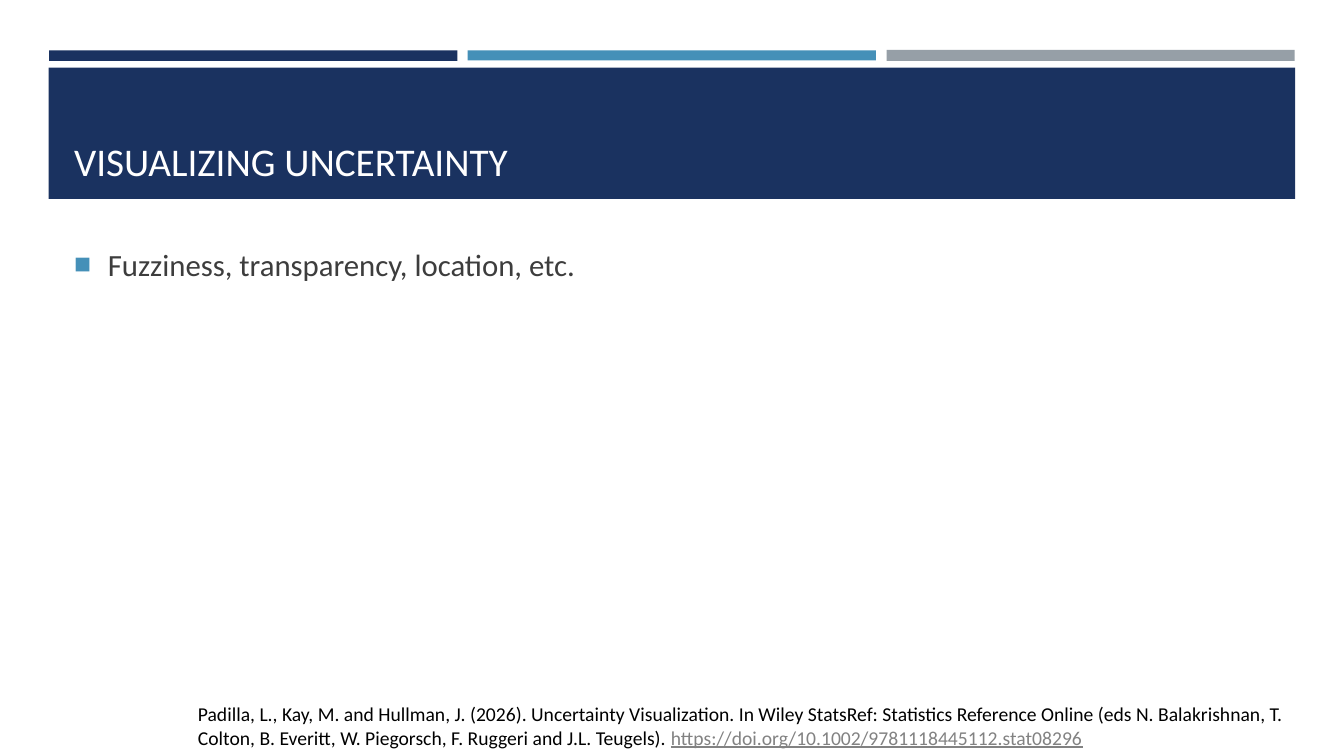
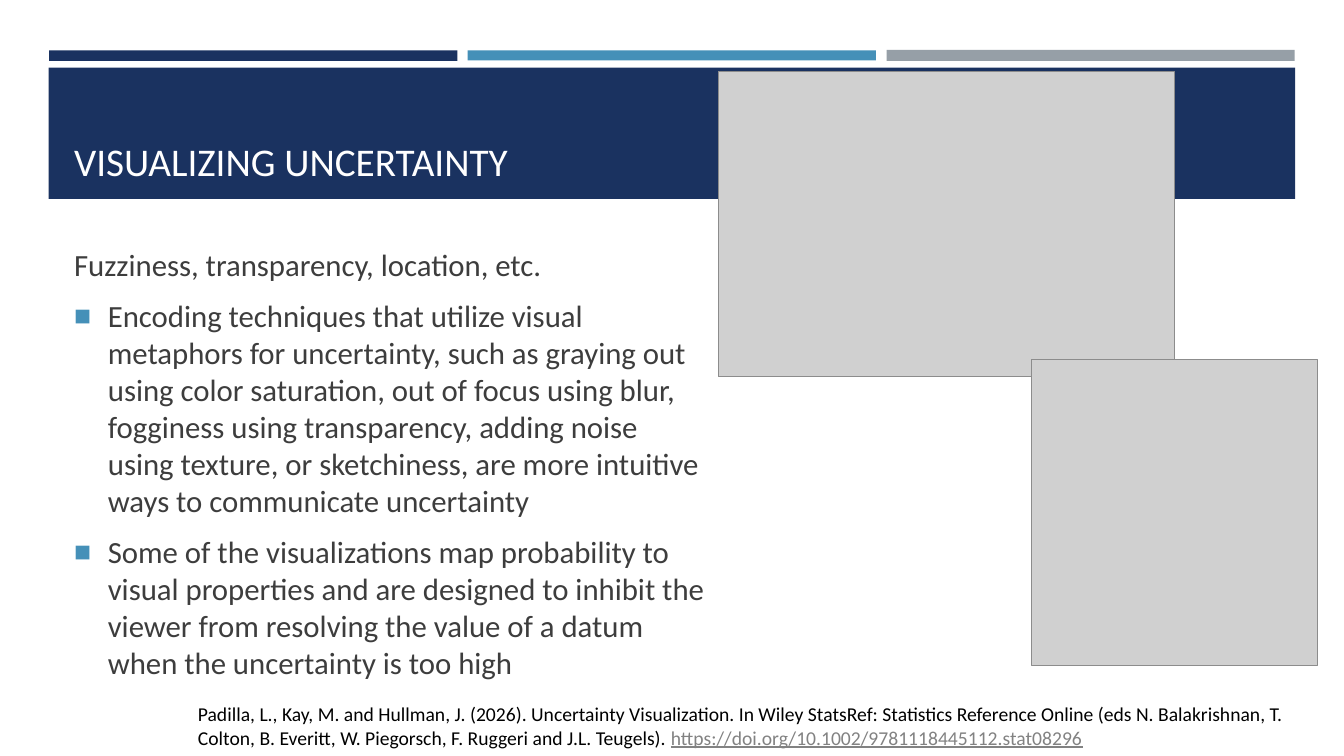
Before and after one commit to amosca01/SDS-CSC235, a slide deck: slide 14 of slides/11-uncertainty-bias.pptx. Drawn at 1344x756 pixels with LibreOffice and Linux fonts; fonts in the diff are those of the drawing; grey boxes stand for pictures. Boxes give left, top, right and bottom in pixels: in the first picture for what was removed or moved away, otherwise in the second. Text is boxed around its words. In the diff, an @@ line names an element or a change of style, - is before the commit and + after.

```diff
--- a/slides/11-uncertainty-bias.pptx
+++ b/slides/11-uncertainty-bias.pptx
@@ picture added at [718,72,1175,377] @@
@@ text at [74,254,541,281]: bullet ■ to none @@
@@ text at [108,305,704,680]: paragraphs added @@
+■ Encoding techniques that utilize visual metaphors for uncertainty, such as graying out using color saturation, out of focus using blur, fogginess using transparency, adding noise using texture, or sketchiness, are more intuitive ways to communicate uncertainty
+■ Some of the visualizations map probability to visual properties and are designed to inhibit the viewer from resolving the value of a datum when the uncertainty is too high
@@ picture added at [1032,360,1319,665] @@
```
Also in this commit, not shown: 5 other slides changed, 6 other files.
